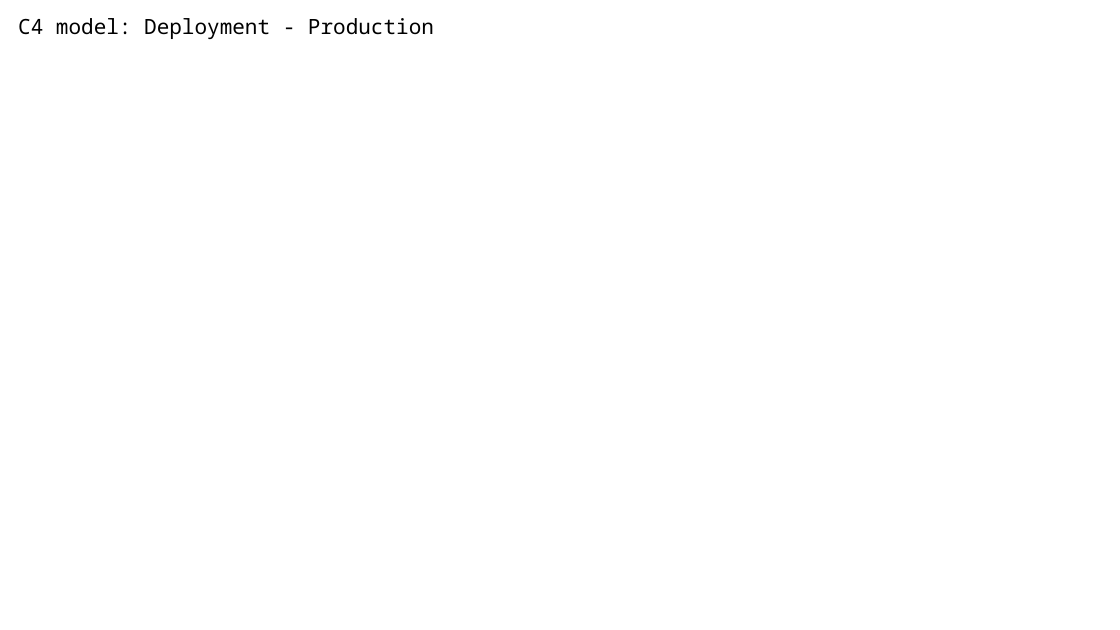
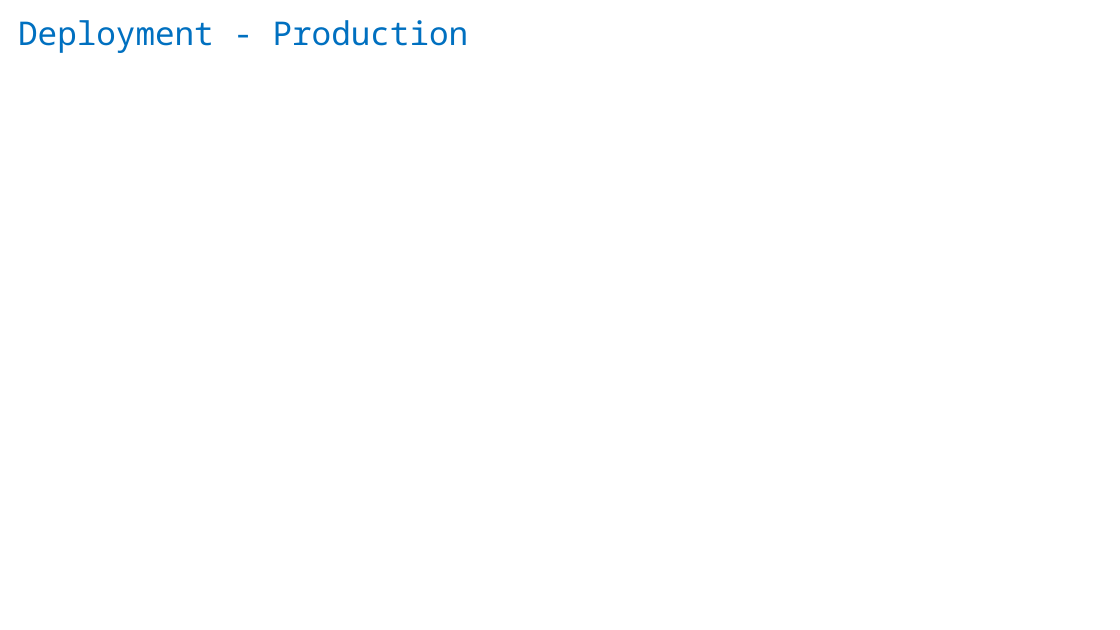
Before and after one commit to alexeykko/rct-project-nswi130, a slide deck: slide 23 of RacingCarTrackerPresentation.pptx. Drawn at 1120x630 pixels with LibreOffice and Linux fonts; fonts in the diff are those of the drawing; background and template pictures are left out. Boxes give left, top, right and bottom in pixels: in the first picture for what was removed or moved away, otherwise in the second. Text is boxed around its words. In the diff, an @@ line names an element or a change of style, - is before the commit and + after.

```diff
--- a/RacingCarTrackerPresentation.pptx
+++ b/RacingCarTrackerPresentation.pptx
@@ text at [18, 20, 469, 53]: text changed; size 18 to 28 pt; text colour #000000 to #0070C0 @@
-C4 model: Deployment - Production
+Deployment - Production
```
Also in this commit, not shown: 22 other slides changed.
